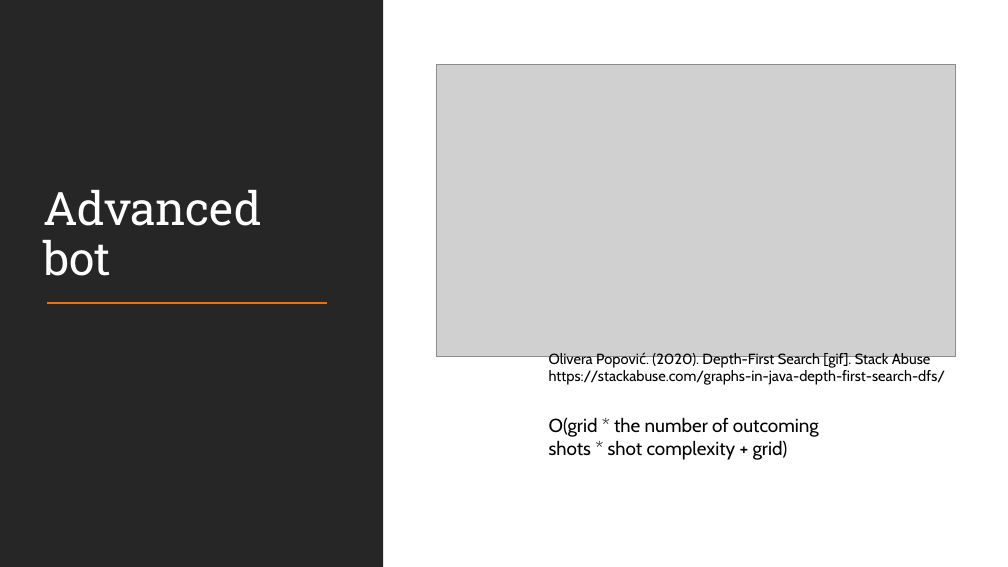
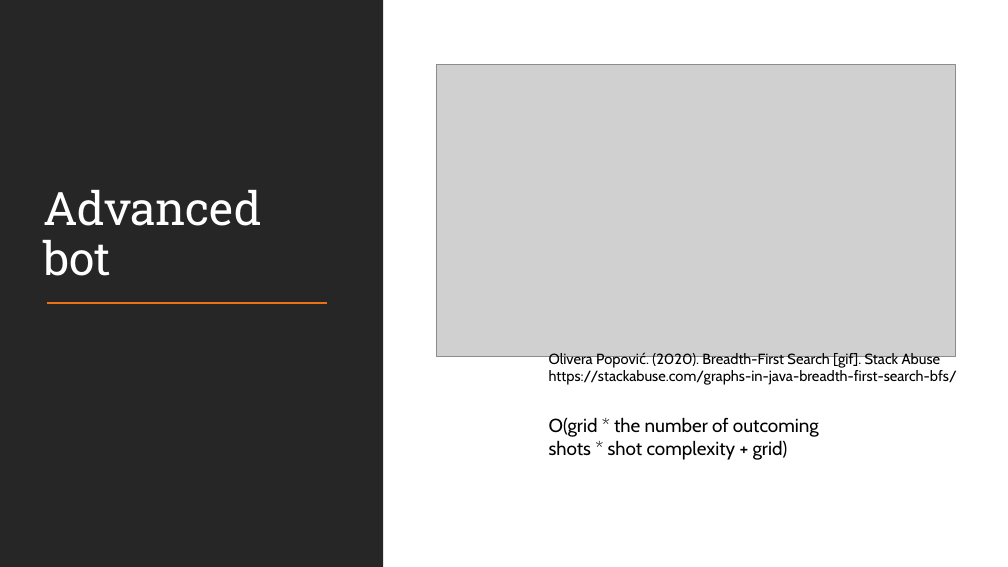
Before and after one commit to renesteeman/Project1-2_Group4, a slide deck: slide 14 of 04-PresentationSecondPhase-2020-05-19.pptx. Drawn at 1008x567 pixels with LibreOffice and Linux fonts; fonts in the diff are those of the drawing; grey boxes stand for pictures. Boxes give left, top, right and bottom in pixels: in the first picture for what was removed or moved away, otherwise in the second. Text is boxed around its words. In the diff, an @@ line names an element or a change of style, - is before the commit and + after.

```diff
--- a/04-PresentationSecondPhase-2020-05-19.pptx
+++ b/04-PresentationSecondPhase-2020-05-19.pptx
@@ text at bbox=[549, 352, 957, 385]: text changed @@
-Olivera Popović. (2020). Depth-First Search [gif]. Stack Abuse https://stackabuse.com/graphs-in-java-depth-first-search-dfs/
+Olivera Popović. (2020). Breadth-First Search [gif]. Stack Abuse https://stackabuse.com/graphs-in-java-breadth-first-search-bfs/
```
Also in this commit, not shown: 1 other slide changed, 5 other files.
